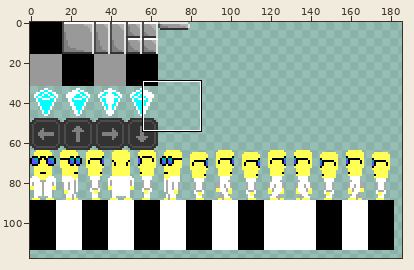
One commit to this sprite sheet: assets/img/tiles.png. Above: a wide view before the commit, with the close-up outlined.
Close-up. Before the commit:
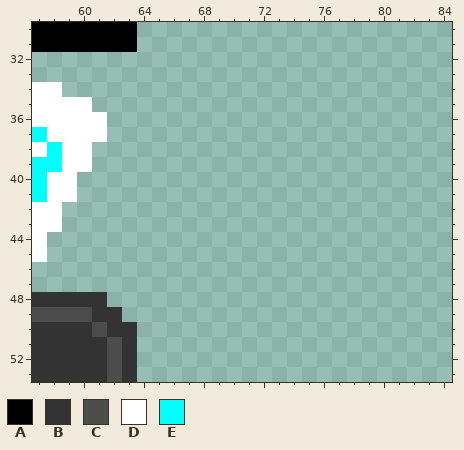
The file is 512x512 pixels. Colours within 5 levels of each other are drawn and written as one. Shown: x 57..84, y 30..53. The wide view leaves out empty margins.
Palette (. is transparent): A #000000  B #333333  C #4c4c4c  D #ffffff  E #00ffff
Pixels before, first column x 57:
30 AAAAAAA
31 AAAAAAA
32 .......
33 .......
34 DD.....
35 DDDD...
36 DDDDD..
37 EDDDD..
38 DEDD...
39 EEDD...
40 EDD....
41 EDD....
42 DD.....
43 DD.....
44 D......
45 D......
46 .......
47 .......
48 BBBBB..
49 CCCCBB.
50 BBBBCBB
51 BBBBBCB
52 BBBBBCB
53 BBBBBCB
New version:
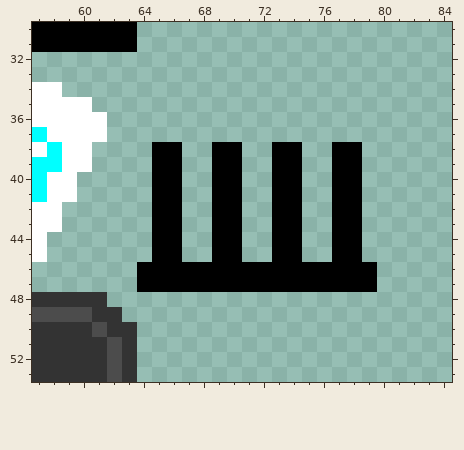
Change:
y 38..45: x 65..66 .. -> AA; x 69..70 .. -> AA; x 73..74 .. -> AA; x 77..78 .. -> AA
y 46..47: x 64..79 ................ -> AAAAAAAAAAAAAAAA
Changed places in both close-ups, as pixel boxes (x1, y1, x2, y2):
added: (137, 142, 377, 292)
